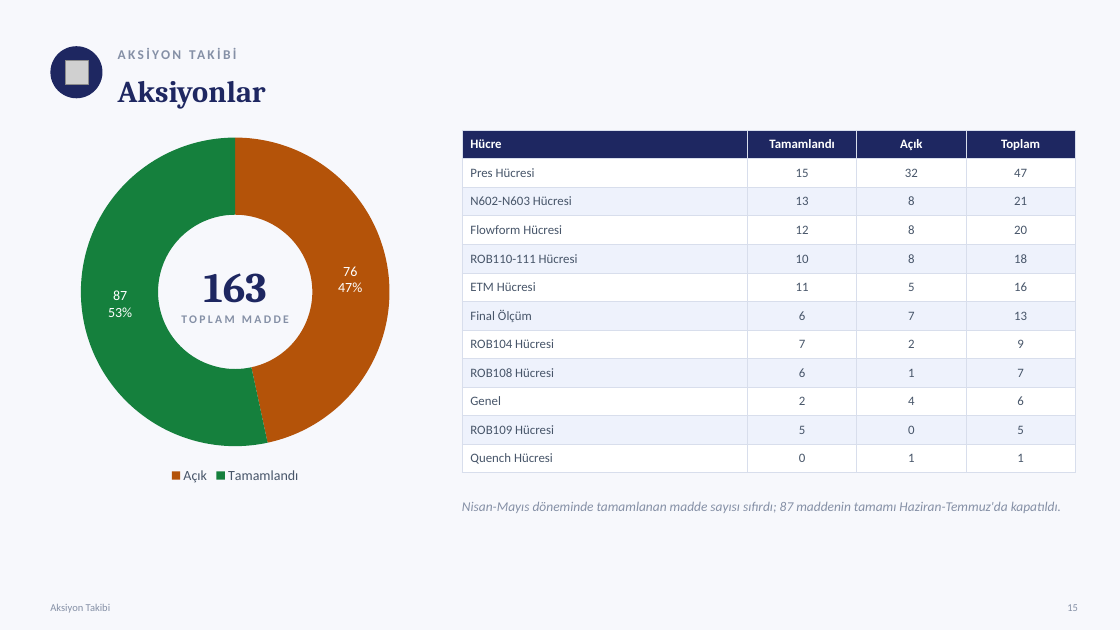
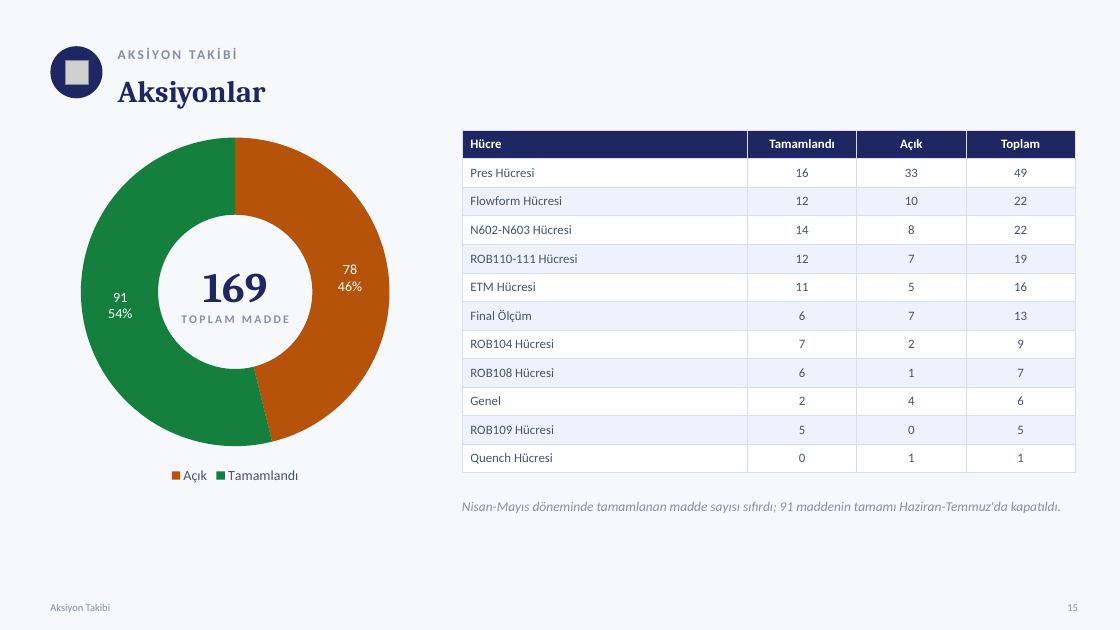
Before and after one commit to sgtdali/ManufUI, a slide deck: slide 16 of docs/sunumlar/Repkon-HF901-Ust-Yonetim-Sunumu-2026-07.pptx. Drawn at 1120x630 pixels with LibreOffice and Linux fonts; fonts in the diff are those of the drawing; grey boxes stand for pictures. Boxes give left, top, right and bottom in pixels: in the first picture for what was removed or moved away, otherwise in the second. Text is boxed around its words. In the diff, an @@ line names an element or a change of style, - is before the commit and + after.

```diff
--- a/docs/sunumlar/Repkon-HF901-Ust-Yonetim-Sunumu-2026-07.pptx
+++ b/docs/sunumlar/Repkon-HF901-Ust-Yonetim-Sunumu-2026-07.pptx
@@ doughnut chart at (x1=42, y1=126, x2=429, y2=487) @@
@@ Series 1, Açık: 76 to 78 @@
@@ Series 1, Tamamlandı: 87 to 91 @@
@@ table at (x1=462, y1=130, x2=1075, y2=468) @@
-row 2: Pres Hücresi | 15 | 32 | 47
+row 2: Pres Hücresi | 16 | 33 | 49
-row 3: N602-N603 Hücresi | 13 | 8 | 21
+row 3: Flowform Hücresi | 12 | 10 | 22
-row 4: Flowform Hücresi | 12 | 8 | 20
+row 4: N602-N603 Hücresi | 14 | 8 | 22
-row 5: ROB110-111 Hücresi | 10 | 8 | 18
+row 5: ROB110-111 Hücresi | 12 | 7 | 19
@@ text at (x1=203, y1=273, x2=267, y2=303): text changed @@
-163
+169
@@ text at (x1=462, y1=502, x2=1061, y2=513): text changed @@
-Nisan-Mayıs döneminde tamamlanan madde sayısı sıfırdı; 87 maddenin tamamı Haziran-Temmuz'da kapatıldı.
+Nisan-Mayıs döneminde tamamlanan madde sayısı sıfırdı; 91 maddenin tamamı Haziran-Temmuz'da kapatıldı.
```
Also in this commit, not shown: 11 other slides changed, 3 slides added, 1 other file.
